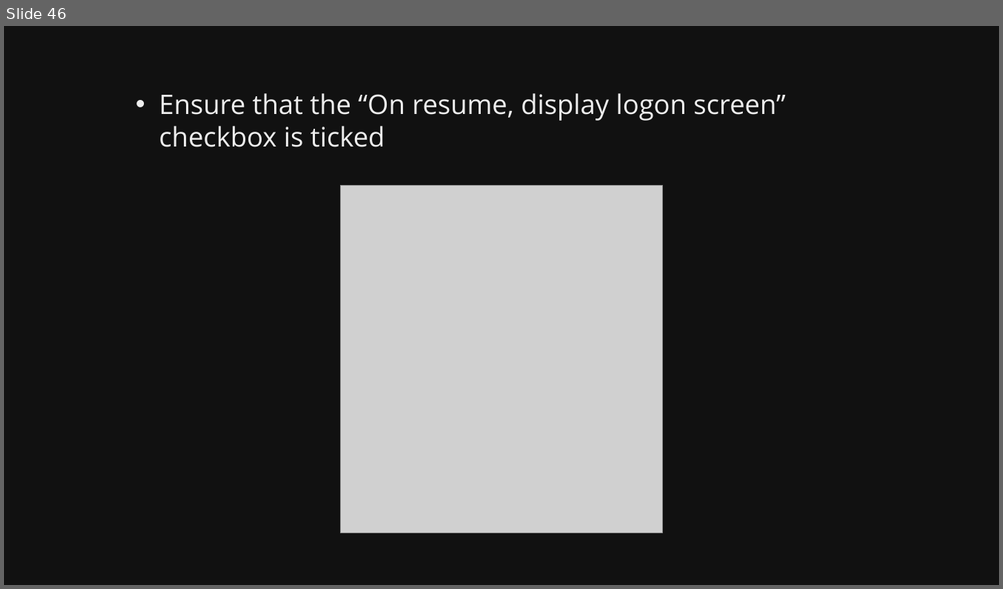
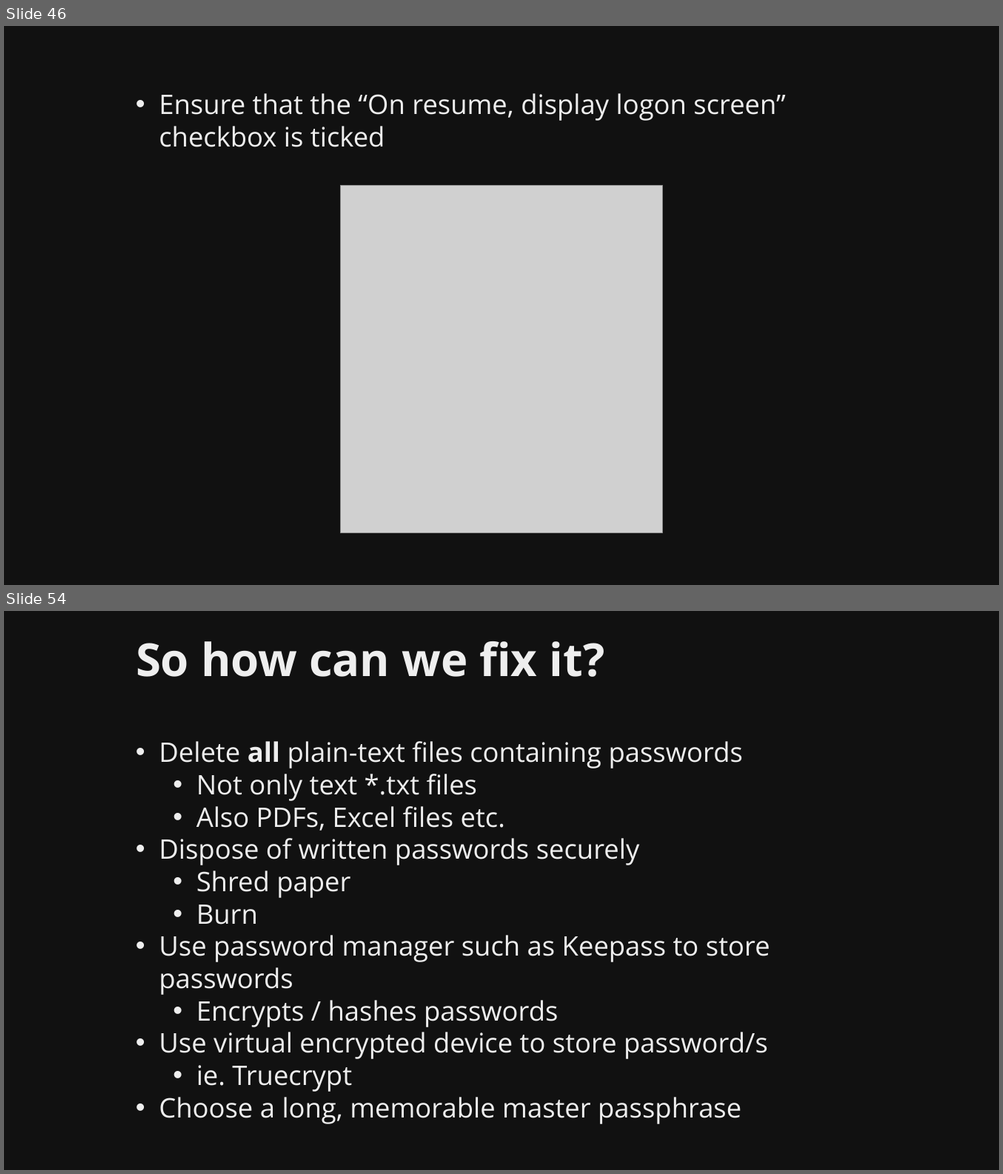
Before and after one commit to martymcflywa/ecu, a slide deck: year_1/sem_2/CSI1101_computer_security/0b_assignment_2_[22MAY15_0900]/dev/CSI1101_PONCE_A2_v01.pptx. Shown one above the other, each under a label of ours: slide 46 before the commit, slides 46 and 54 after it; the slides between them are not shown. The pictures are 1003x589 and 1003x1174 pixels, drawn with LibreOffice and Linux fonts; fonts in the diff are those of the drawing; grey boxes stand for pictures. Boxes give left, top, right and bottom in pixels: in the first picture for what was removed or moved away, otherwise in the second. Text is boxed around its words. In the diff, an @@ line names an element or a change of style, - is before the commit and + after.

Commit message:
CSI1101 A2: finished passwords, user privileges

```diff
--- a/year_1/sem_2/CSI1101_computer_security/0b_assignment_2_[22MAY15_0900]/dev/CSI1101_PONCE_A2_v01.pptx
+++ b/year_1/sem_2/CSI1101_computer_security/0b_assignment_2_[22MAY15_0900]/dev/CSI1101_PONCE_A2_v01.pptx
@@ slide 54 added at (x1=4, y1=611, x2=999, y2=1170), background #111111 @@
@@ title added at (x1=136, y1=641, x2=605, y2=677), 44 pt, text #EEEEEE, bold @@
+So how can we fix it?
@@ text added at (x1=159, y1=741, x2=770, y2=1125), 26 pt, text #EEEEEE @@
+• Delete all plain-text files containing passwords
+  • Not only text *.txt files
+  • Also PDFs, Excel files etc.
+• Dispose of written passwords securely
+  • Shred paper
+  • Burn
+• Use password manager such as Keepass to store passwords
+  • Encrypts / hashes passwords
+• Use virtual encrypted device to store password/s
+  • ie. Truecrypt
+• Choose a long, memorable master passphrase
```
Also in this commit, not shown: 3 slides changed, 11 other slides added, 6 other files.
